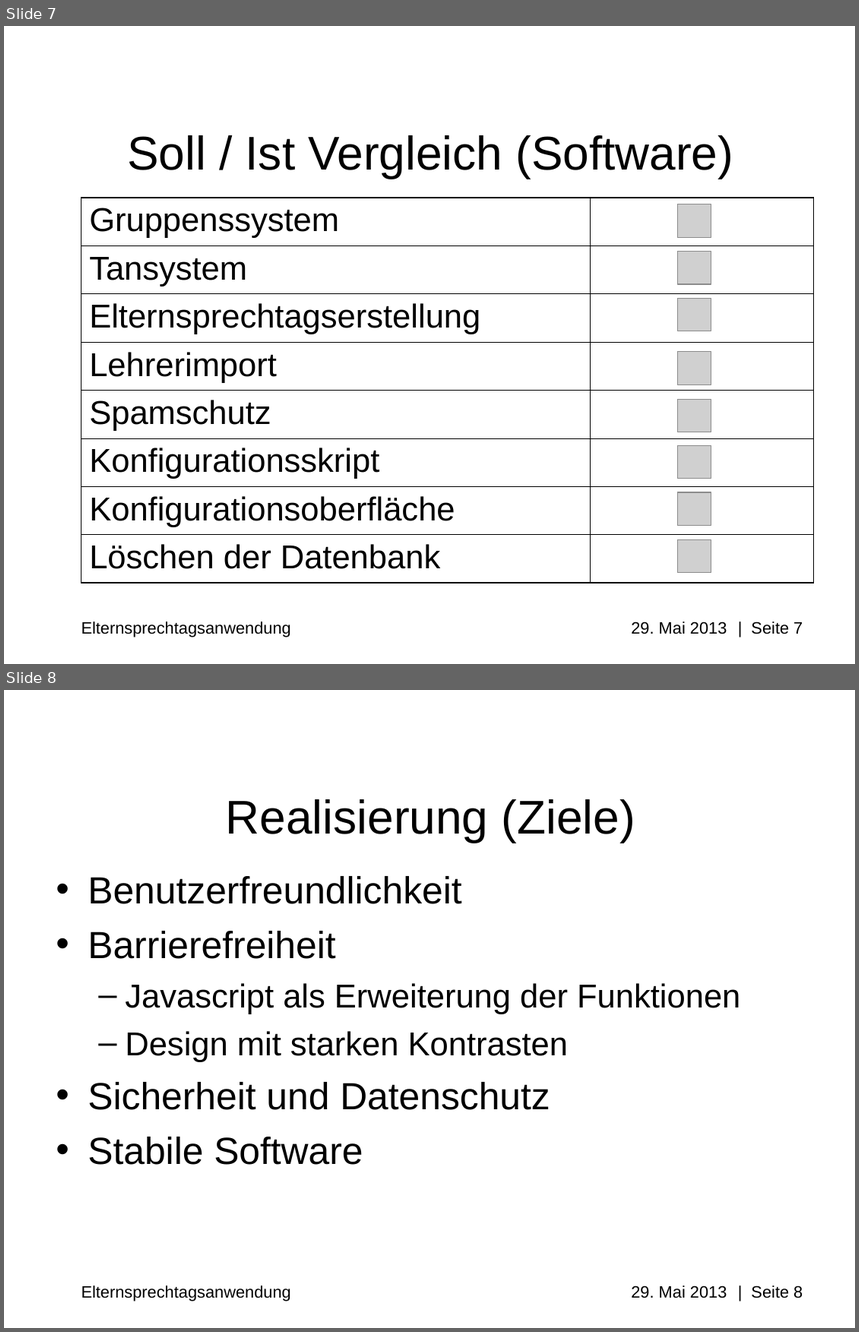
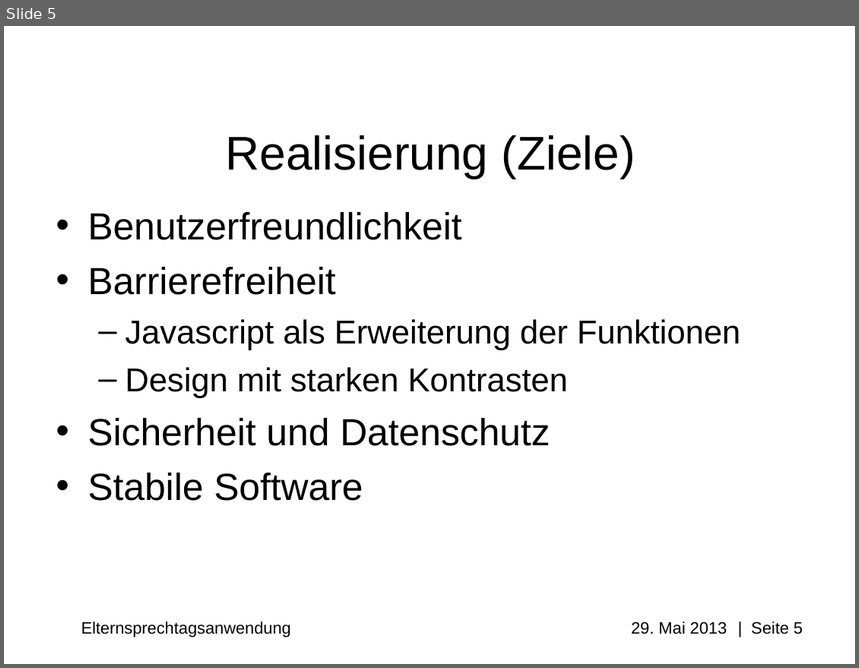
Before and after one commit to Professi/esta, a slide deck: docs/Praesentation/Elternsprechtagsanwendung(ESTA)_pre_alpha_0.0.0.1.ppt. Shown one above the other, each under a label of ours: slides 7 and 8 before the commit, slide 5 after it. The pictures are 859x1332 and 859x668 pixels, drawn with LibreOffice and Linux fonts; fonts in the diff are those of the drawing; grey boxes stand for pictures; background and template pictures are left out. Boxes give left, top, right and bottom in pixels: in the first picture for what was removed or moved away, otherwise in the second. Text is boxed around its words. In the diff, an @@ line names an element or a change of style, - is before the commit and + after.

```diff
--- a/docs/Praesentation/Elternsprechtagsanwendung(ESTA)_pre_alpha_0.0.0.1.ppt
+++ b/docs/Praesentation/Elternsprechtagsanwendung(ESTA)_pre_alpha_0.0.0.1.ppt
@@ slide 7 removed at bbox=[4, 26, 855, 664], background #FFFFFF; not listed: 1 template element that a slide beside it also shows @@
@@ title removed at bbox=[127, 135, 734, 178] @@
-Soll / Ist Vergleich (Software)
@@ table removed at bbox=[81, 198, 813, 584], 8 rows, 2 columns @@
-Gruppenssystem | 
-Tansystem | 
-Elternsprechtagserstellung | 
-Lehrerimport | 
-Spamschutz | 
-Konfigurationsskript | 
-Konfigurationsoberfläche | 
-Löschen der Datenbank | 
@@ picture removed at bbox=[677, 205, 711, 238] @@
@@ picture removed at bbox=[677, 252, 711, 284] @@
@@ picture removed at bbox=[677, 298, 711, 332] @@
@@ picture removed at bbox=[677, 352, 711, 385] @@
@@ picture removed at bbox=[677, 400, 711, 433] @@
@@ picture removed at bbox=[677, 446, 711, 479] @@
@@ picture removed at bbox=[677, 493, 711, 525] @@
@@ picture removed at bbox=[677, 540, 711, 573] @@
@@ what was slide 8 is now slide 5 @@
@@ text at bbox=[82, 622, 803, 638]: text changed @@
-Elternsprechtagsanwendung 29. Mai 2013 | Seite 8
+Elternsprechtagsanwendung 29. Mai 2013 | Seite 5
```
Also in this commit, not shown: 5 slides changed, 1 other slide removed, 2 other files.
